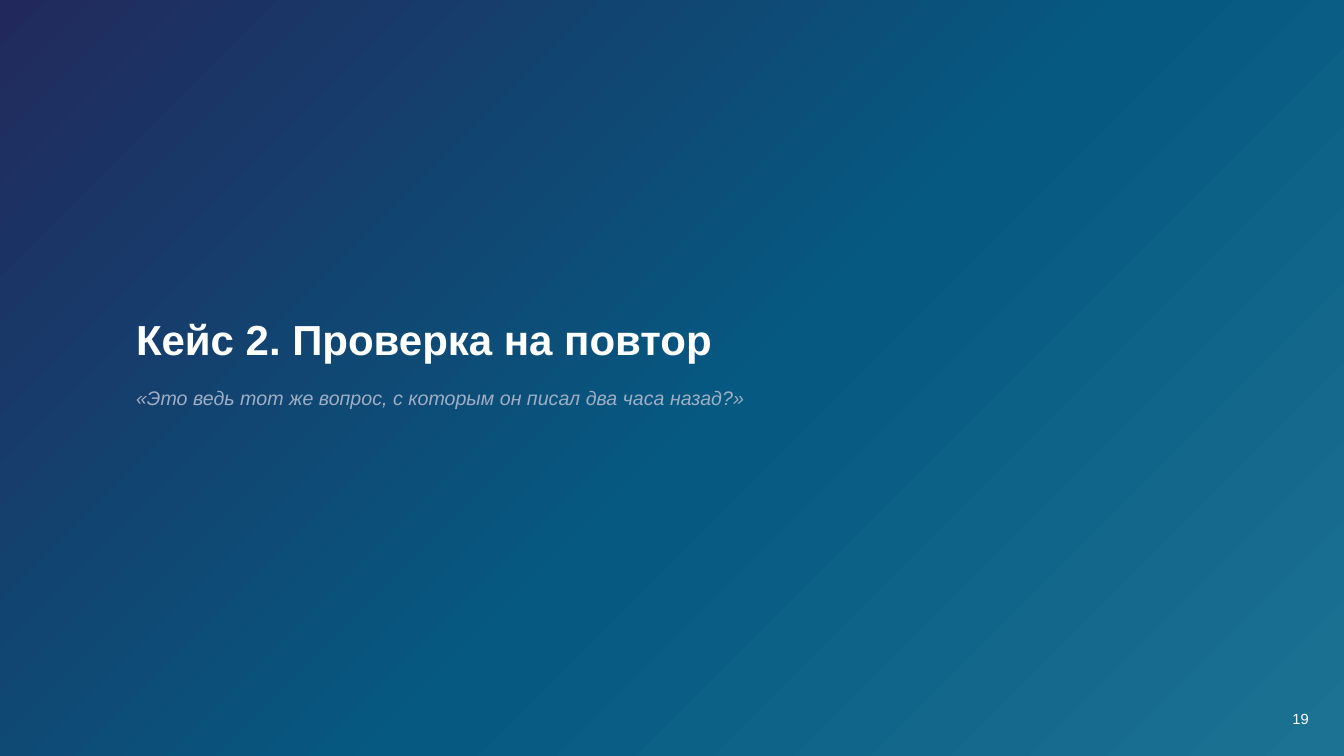
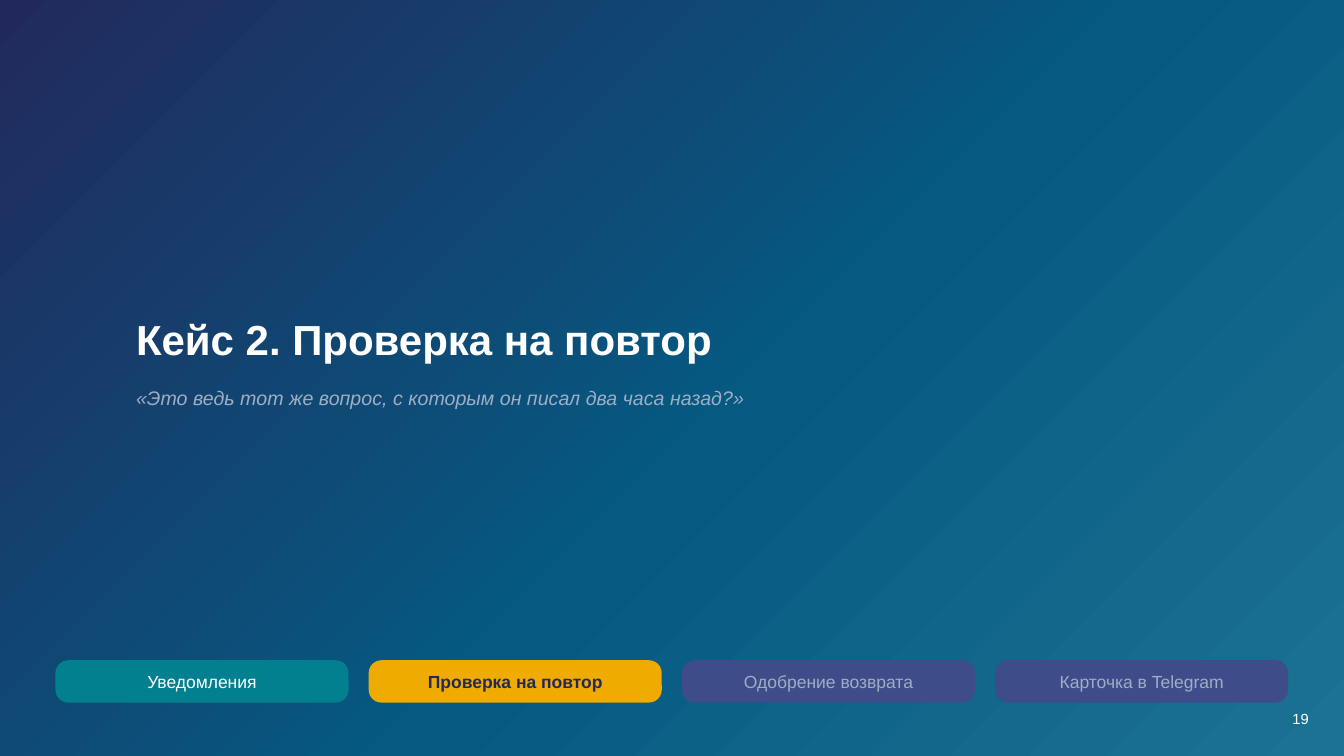
Before and after one commit to tellina-study/AI-usage-lessons, a slide deck: slide 19 of library/seminars/sem-08/rendered/sem-08.pptx. Drawn at 1344x756 pixels with LibreOffice and Linux fonts; fonts in the diff are those of the drawing. Boxes give left, top, right and bottom in pixels: in the first picture for what was removed or moved away, otherwise in the second. Text is boxed around its words. In the diff, an @@ line names an element or a change of style, - is before the commit and + after.

```diff
--- a/library/seminars/sem-08/rendered/sem-08.pptx
+++ b/library/seminars/sem-08/rendered/sem-08.pptx
@@ rounded rectangle added at (55, 660, 349, 703), fill #028090 @@
@@ text added at (147, 676, 256, 692), 12.5 pt, text #FFFFFF @@
+Уведомления
@@ rounded rectangle added at (369, 660, 662, 703), fill #F0AB00 @@
@@ text added at (428, 676, 602, 692), 12.5 pt, text #21295C, bold @@
+Проверка на повтор
@@ rounded rectangle added at (682, 660, 975, 703), fill #3E4C8A @@
@@ text added at (744, 675, 913, 692), 12.5 pt, text #9FAEC4 @@
+Одобрение возврата
@@ rounded rectangle added at (995, 660, 1289, 703), fill #3E4C8A @@
@@ text added at (1060, 675, 1224, 692), 12.5 pt, text #9FAEC4 @@
+Карточка в Telegram
```
Also in this commit, not shown: 2 other slides changed, 9 other files.
